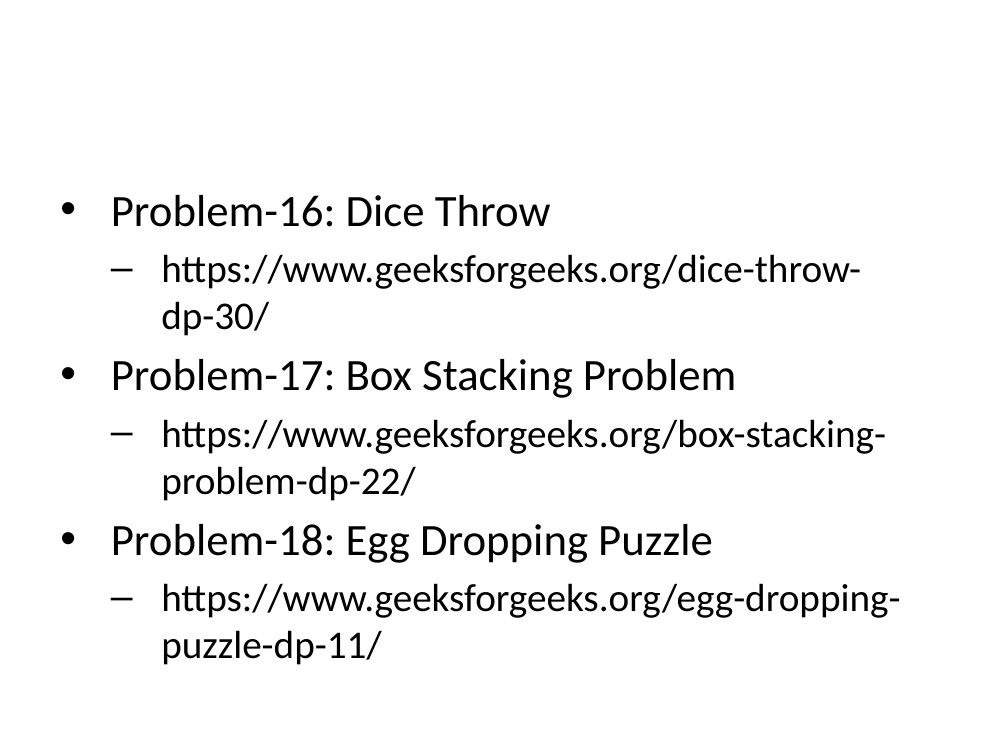
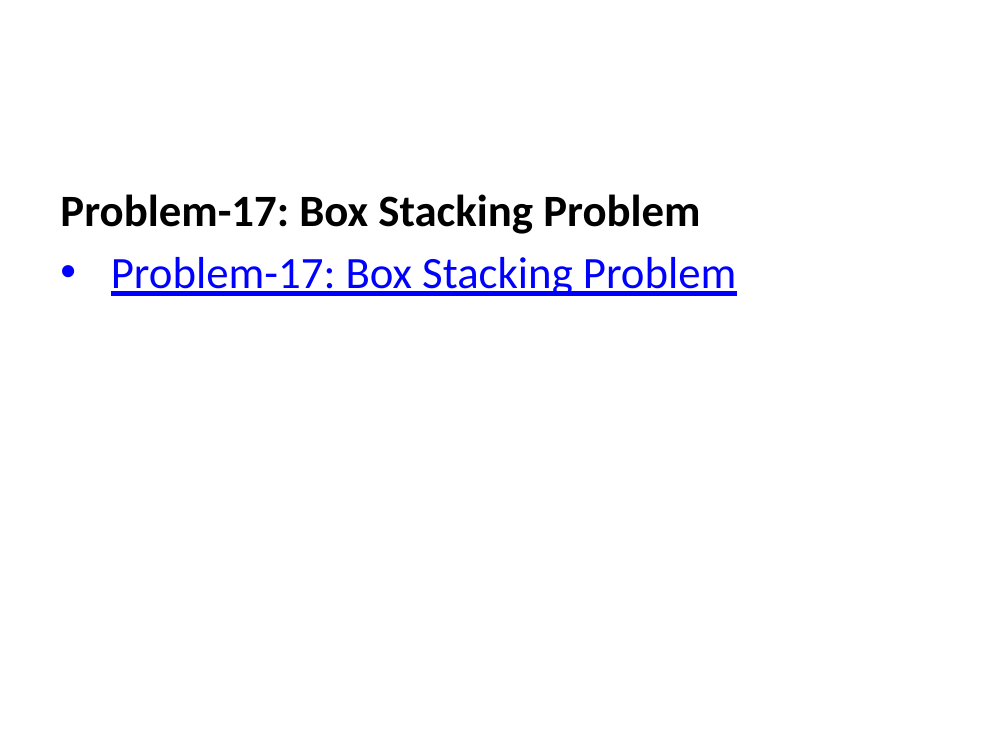
Before and after one commit to ucoruh/ce100-algorithms-and-programming-II, a slide deck: slide 149 of docs/week-6/ce100-week-6-lcs.en.md_word.pptx (slide 100 before the commit). Drawn at 1008x756 pixels with LibreOffice and Linux fonts; fonts in the diff are those of the drawing. Boxes give left, top, right and bottom in pixels: in the first picture for what was removed or moved away, otherwise in the second. Text is boxed around its words. In the diff, an @@ line names an element or a change of style, - is before the commit and + after.

```diff
--- a/docs/week-6/ce100-week-6-lcs.en.md_word.pptx
+++ b/docs/week-6/ce100-week-6-lcs.en.md_word.pptx
@@ text at [60,194,700,234]: bold on in "Problem-17: Box Stacking Problem"; bullet • to none; more space between paragraphs @@
@@ text at [111,195,861,336]: paragraphs removed @@
-• Problem-16: Dice Throw
-  – https://www.geeksforgeeks.org/dice-throw-dp-30/
@@ text at [111,257,736,296]: text changed; size 28 to 32 pt; text colour #000000 to #0000FF @@
-  – https://www.geeksforgeeks.org/box-stacking-problem-dp-22/
-• Problem-18: Egg Dropping Puzzle
-  – https://www.geeksforgeeks.org/egg-dropping-puzzle-dp-11/
+• Problem-17: Box Stacking Problem
```
Also in this commit, not shown: 7 other slides changed, 50 slides added, 11 other files.
